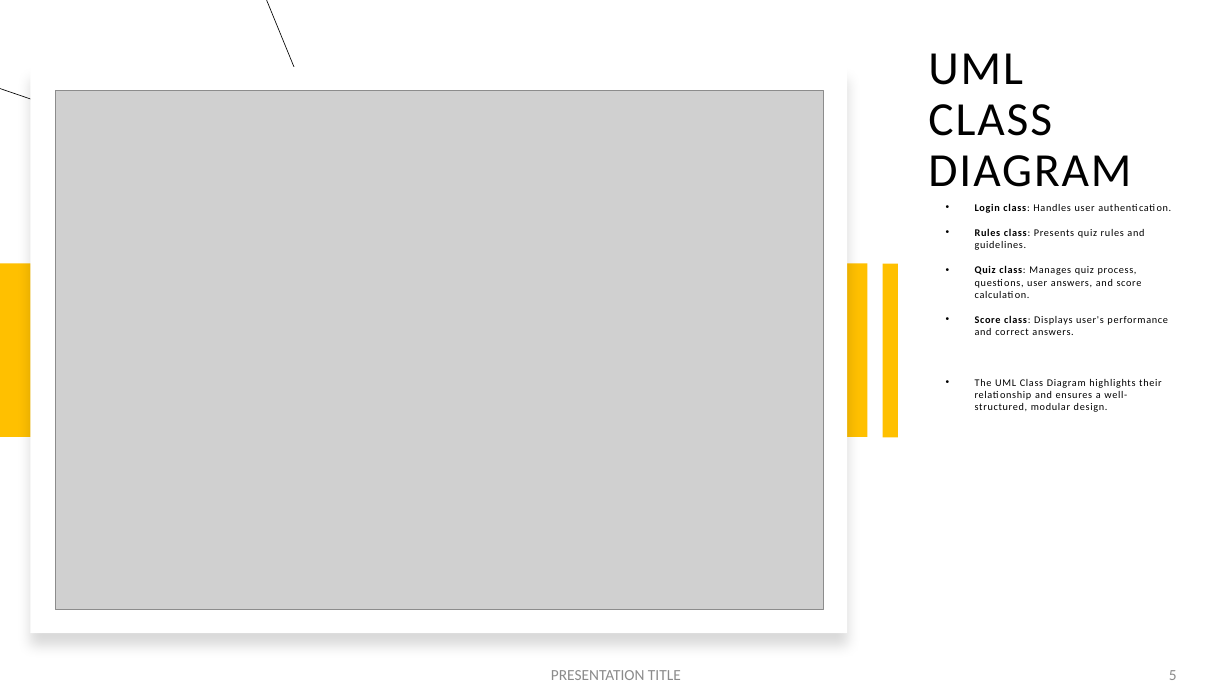
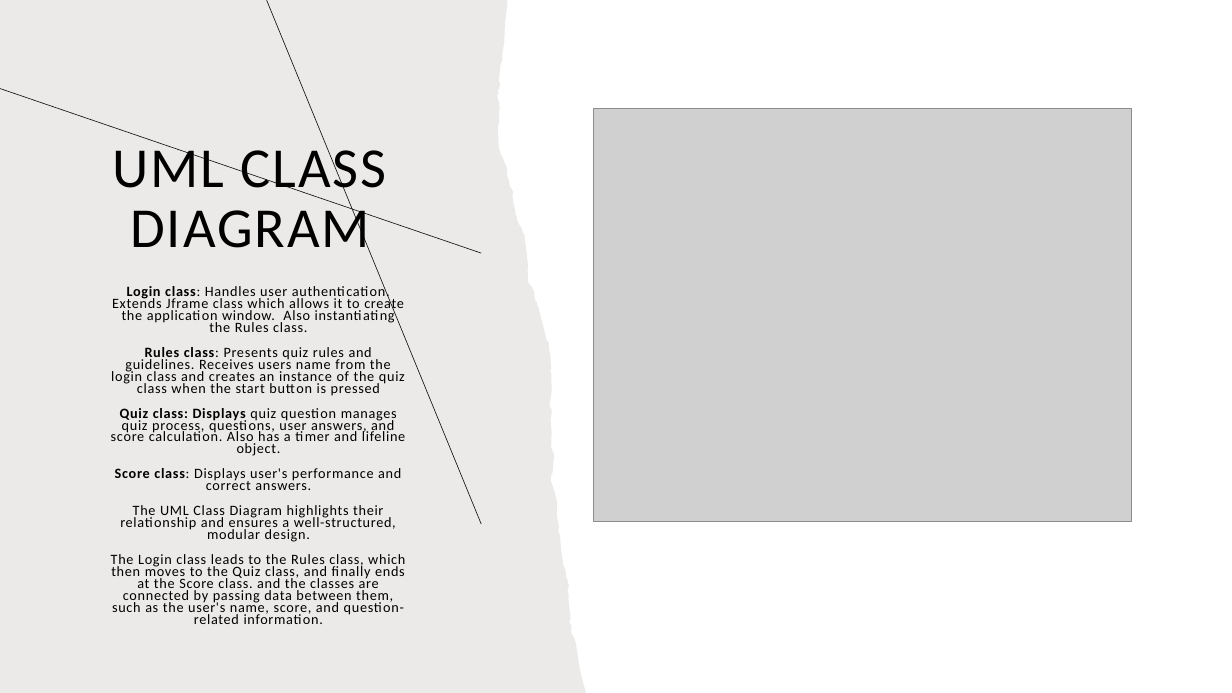
Before and after one commit to mmarenah/Quiz-Me, a slide deck: slide 5 of Presentation3.pptx. Drawn at 1232x693 pixels with LibreOffice and Linux fonts; fonts in the diff are those of the drawing; grey boxes stand for pictures. Boxes give left, top, right and bottom in pixels: in the first picture for what was removed or moved away, otherwise in the second. Text is boxed around its words. In the diff, an @@ line names an element or a change of style, - is before the commit and + after.

```diff
--- a/Presentation3.pptx
+++ b/Presentation3.pptx
@@ freeform shape added at bbox=[0, 0, 587, 693], fill #82766A at 15% opacity @@
@@ title "UML CLASS DIAGRAM": place and size @@
-title "UML CLASS DIAGRAM" at bbox=[928, 53, 1131, 187]
+title "UML CLASS DIAGRAM" at bbox=[112, 139, 387, 253]
@@ title "UML CLASS DIAGRAM" at bbox=[112, 139, 387, 253]: size 37 to 44 pt; alignment left to centre; vertical alignment middle to bottom @@
@@ rectangle removed at bbox=[30, 67, 848, 633] @@
@@ picture removed at bbox=[55, 91, 824, 610] @@
@@ picture added at bbox=[593, 109, 1131, 522] @@
@@ rectangle removed at bbox=[0, 264, 868, 438] @@
@@ rectangle removed at bbox=[882, 264, 898, 438] @@
@@ text "Login class: Handles user authentication. ...": place and size @@
-text "Login class: Handles user authentication. ..." at bbox=[975, 203, 1168, 412]
+text "Login class: Handles user authentication. ..." at bbox=[111, 286, 405, 624]
@@ text at bbox=[111, 286, 405, 456]: text changed; size 8 to 11.1 pt @@
-• Login class: Handles user authentication.
-• Rules class: Presents quiz rules and guidelines.
-• Quiz class: Manages quiz process, questions, user answers, and score calculation.
+Login class: Handles user authentication. Extends Jframe class which allows it to create the application window. Also instantiating the Rules class.
+Rules class: Presents quiz rules and guidelines. Receives users name from the login class and creates an instance of the quiz class when the start button is pressed
+Quiz class: Displays quiz question manages quiz process, questions, user answers, and score calculation. Also has a timer and lifeline object.
@@ text at bbox=[115, 468, 401, 542]: size 8 to 11.1 pt in "Score class: Displays user's performance and correct ...", "The UML Class Diagram highlights their relationship ..."; alignment left to centre; bullet • to none; line spacing 1 to 0.7 @@
@@ text at bbox=[111, 554, 405, 624]: paragraph added @@
+The Login class leads to the Rules class, which then moves to the Quiz class, and finally ends at the Score class. and the classes are connected by passing data between them, such as the user's name, score, and question-related information.
@@ text removed at bbox=[551, 670, 681, 680] @@
-PRESENTATION TITLE
@@ page number removed at bbox=[1169, 670, 1177, 680] @@
-5
```
Also in this commit, not shown: 6 other slides changed.
